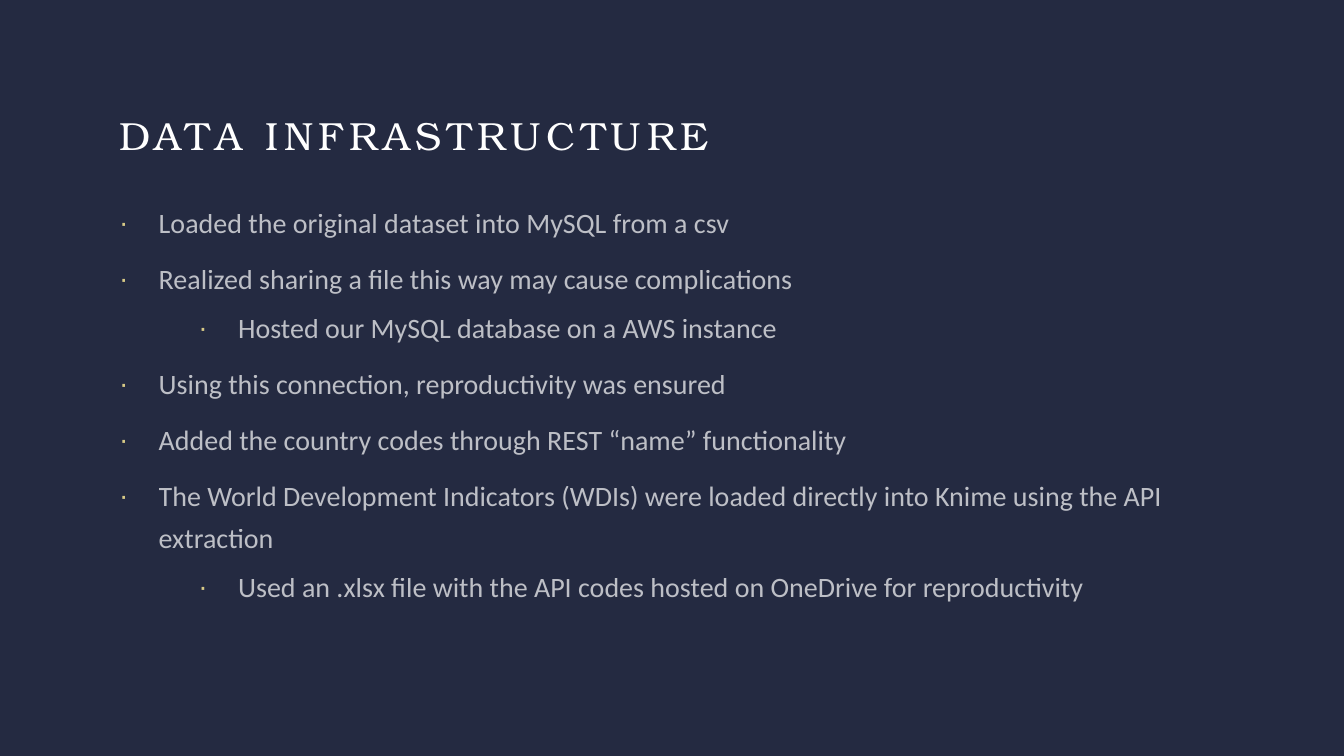
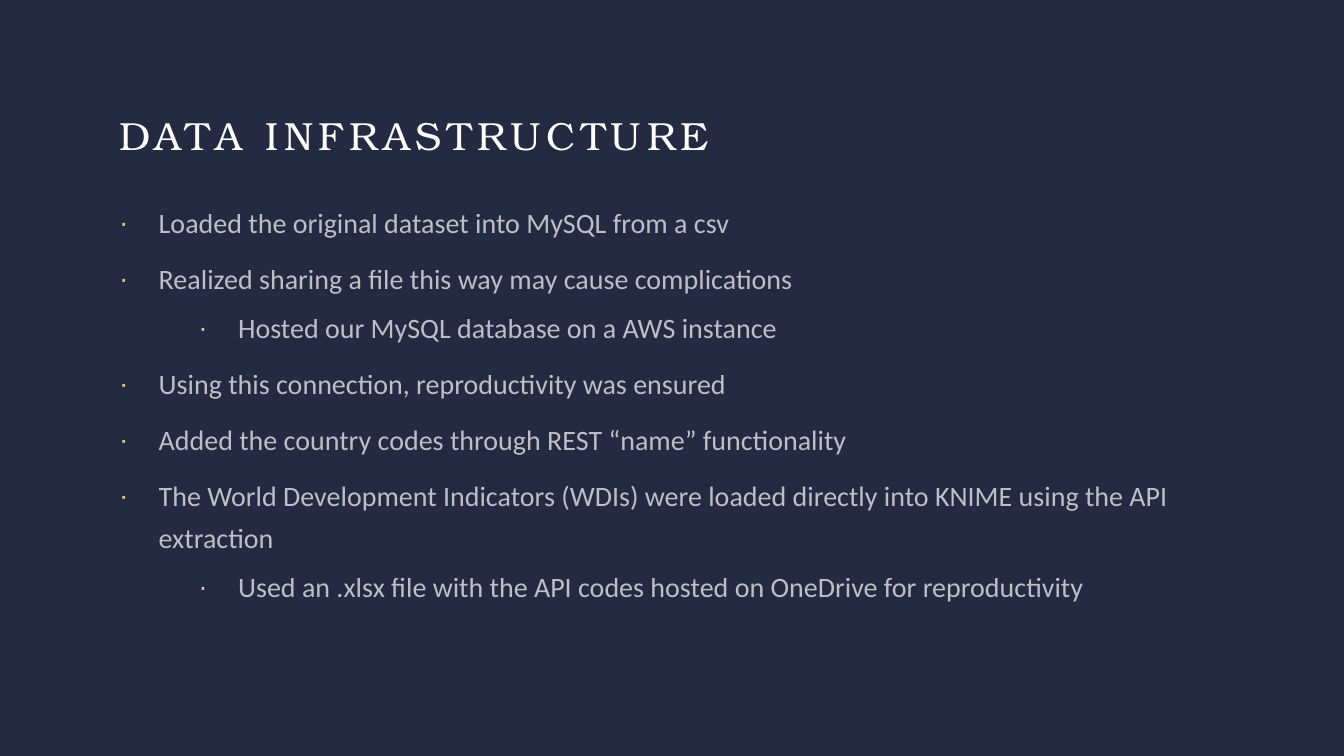
Before and after one commit to dgulacsy/DE2_Term_Project, a slide deck: slide 3 of DE2_Term_Presentation.pptx. Drawn at 1344x756 pixels with LibreOffice and Linux fonts; fonts in the diff are those of the drawing. Boxes give left, top, right and bottom in pixels: in the first picture for what was removed or moved away, otherwise in the second. Text is boxed around its words. In the diff, an @@ line names an element or a change of style, - is before the commit and + after.

```diff
--- a/DE2_Term_Presentation.pptx
+++ b/DE2_Term_Presentation.pptx
@@ text at [159, 486, 1167, 548]: text changed @@
-· The World Development Indicators (WDIs) were loaded directly into Knime using the API extraction
+· The World Development Indicators (WDIs) were loaded directly into KNIME using the API extraction
```
Also in this commit, not shown: 1 other slide changed.
